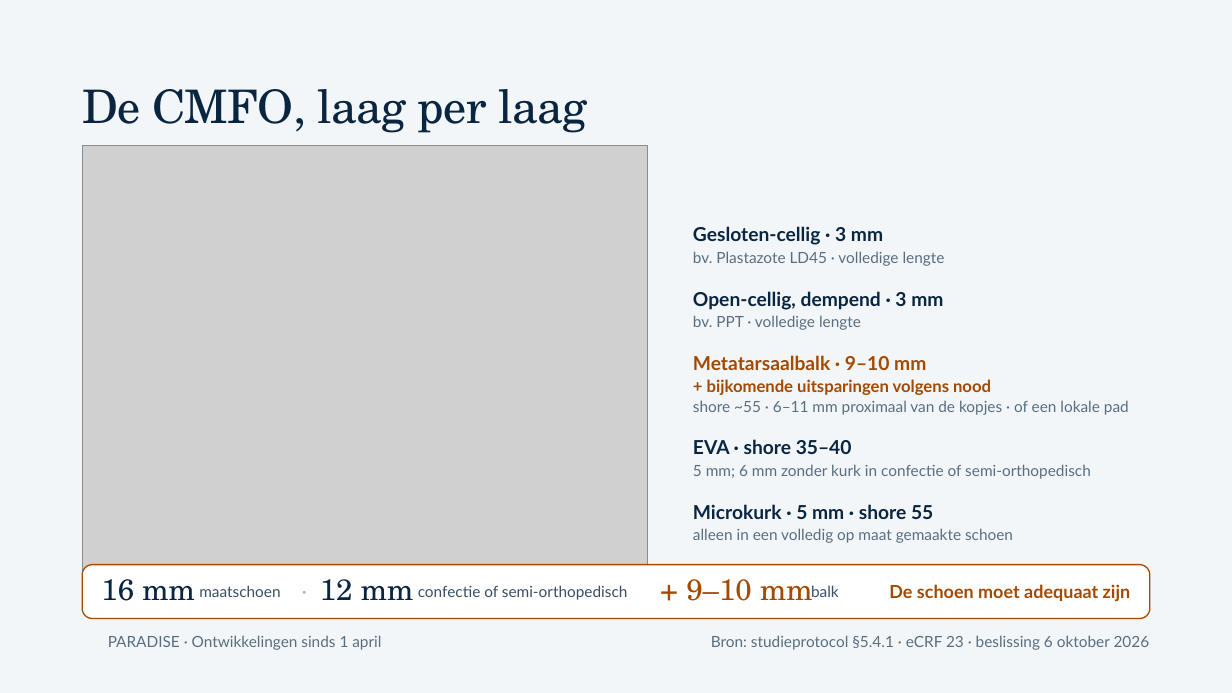
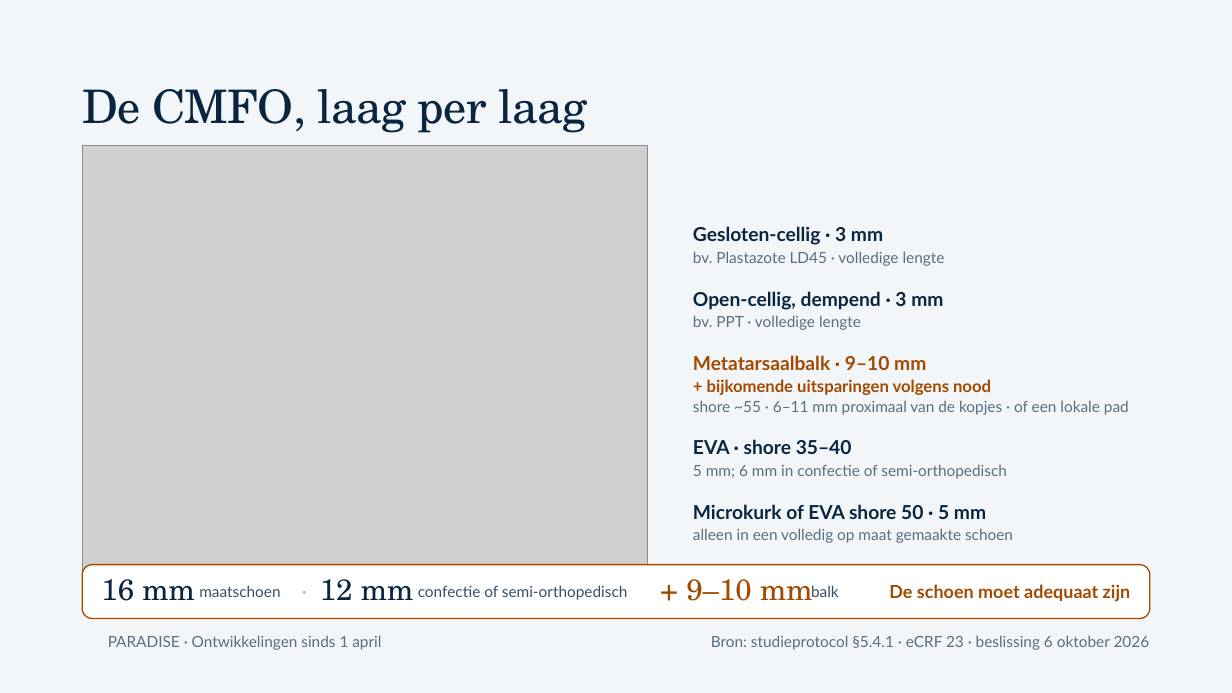
Before and after one commit to Dellfs/paradise-project, a slide deck: slide 13 of PARADISE_presentatie/webdecks/PARADISE_voetklinieken_12okt_inspreken.pptx. Drawn at 1232x693 pixels with LibreOffice and Linux fonts; fonts in the diff are those of the drawing; grey boxes stand for pictures; background and template pictures are left out. Boxes give left, top, right and bottom in pixels: in the first picture for what was removed or moved away, otherwise in the second. Text is boxed around its words. In the diff, an @@ line names an element or a change of style, - is before the commit and + after.

```diff
--- a/PARADISE_presentatie/webdecks/PARADISE_voetklinieken_12okt_inspreken.pptx
+++ b/PARADISE_presentatie/webdecks/PARADISE_voetklinieken_12okt_inspreken.pptx
@@ text at [693,464,1007,479]: text changed @@
-5 mm; 6 mm zonder kurk in confectie of semi-orthopedisch
+5 mm; 6 mm in confectie of semi-orthopedisch
@@ text at [693,504,986,519]: text changed @@
-Microkurk · 5 mm · shore 55
+Microkurk of EVA shore 50 · 5 mm
```
Also in this commit, not shown: 1 slide added, 1 other file.
